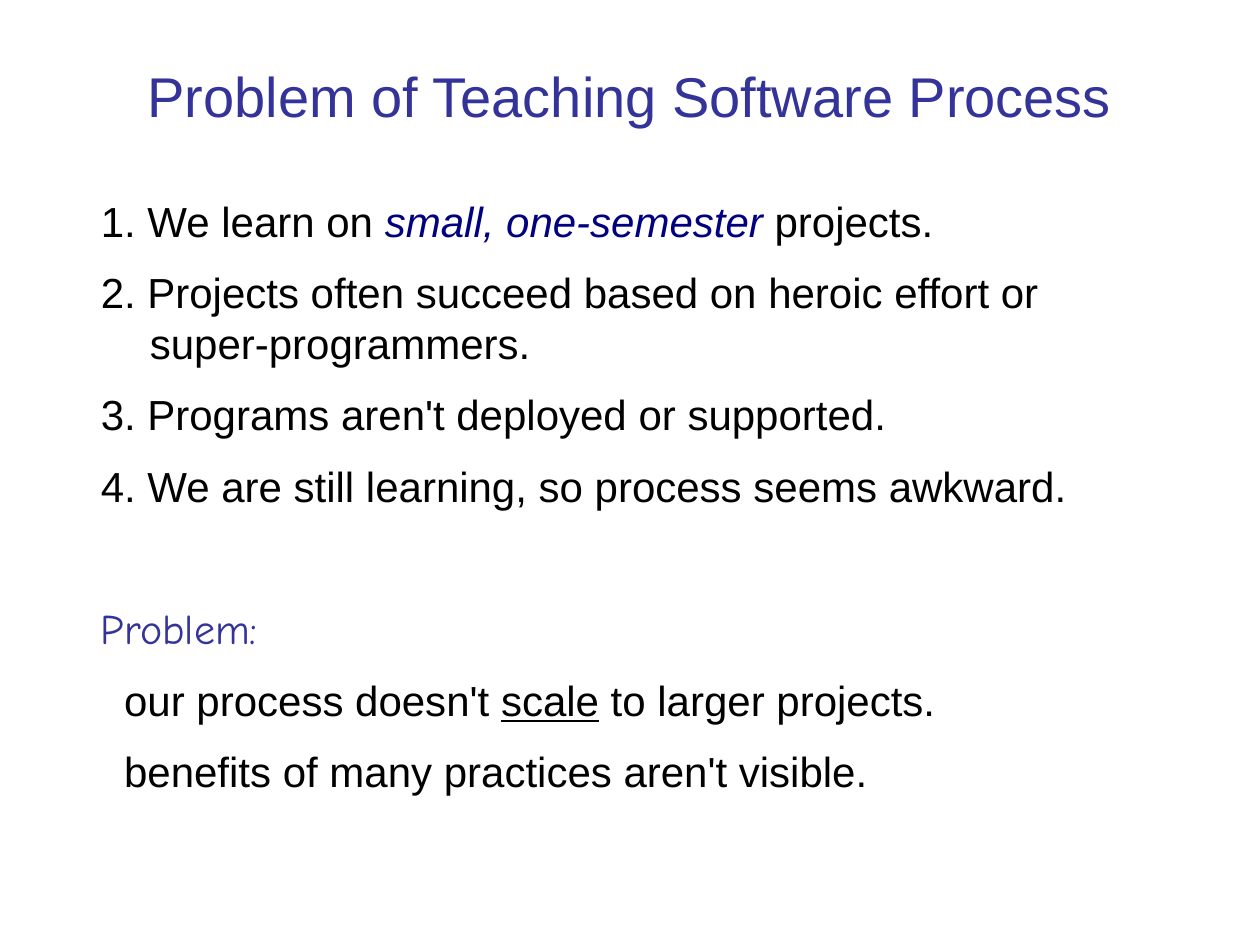
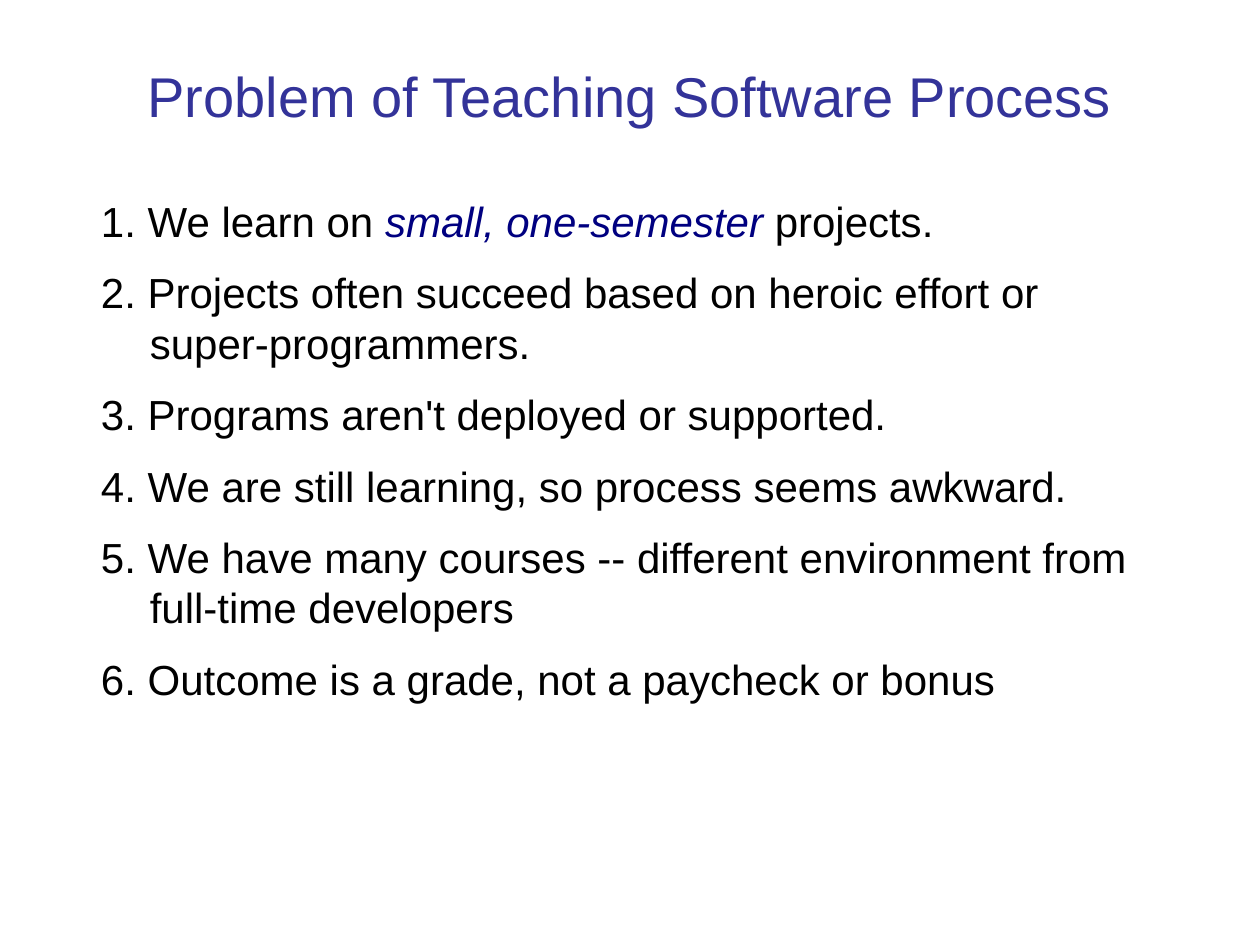
Before and after one commit to cpske/ISP, a slide deck: slide 43 of software-process/Introduction-software-process.ppt (slide 54 before the commit). Drawn at 1260x945 pixels with LibreOffice and Linux fonts; fonts in the diff are those of the drawing. Boxes give left, top, right and bottom in pixels: in the first picture for what was removed or moved away, otherwise in the second. Text is boxed around its words. In the diff, an @@ line names an element or a change of style, - is before the commit and + after.

Commit message:
improve intro to process

```diff
--- a/software-process/Introduction-software-process.ppt
+++ b/software-process/Introduction-software-process.ppt
@@ text at (101,542,1126,703): text changed @@
-Problem:
-our process doesn't scale to larger projects.
-benefits of many practices aren't visible.
+5. We have many courses -- different environment from full-time developers
+6. Outcome is a grade, not a paycheck or bonus
```
Also in this commit, not shown: 23 other slides changed, 13 slides added, 23 slides removed, 4 other files.
